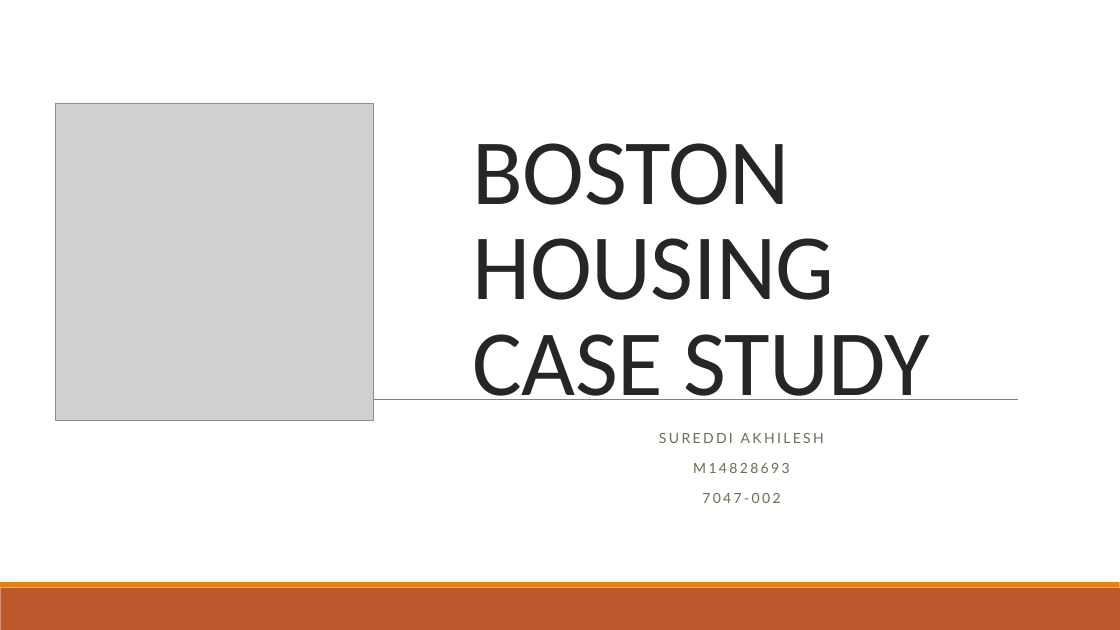
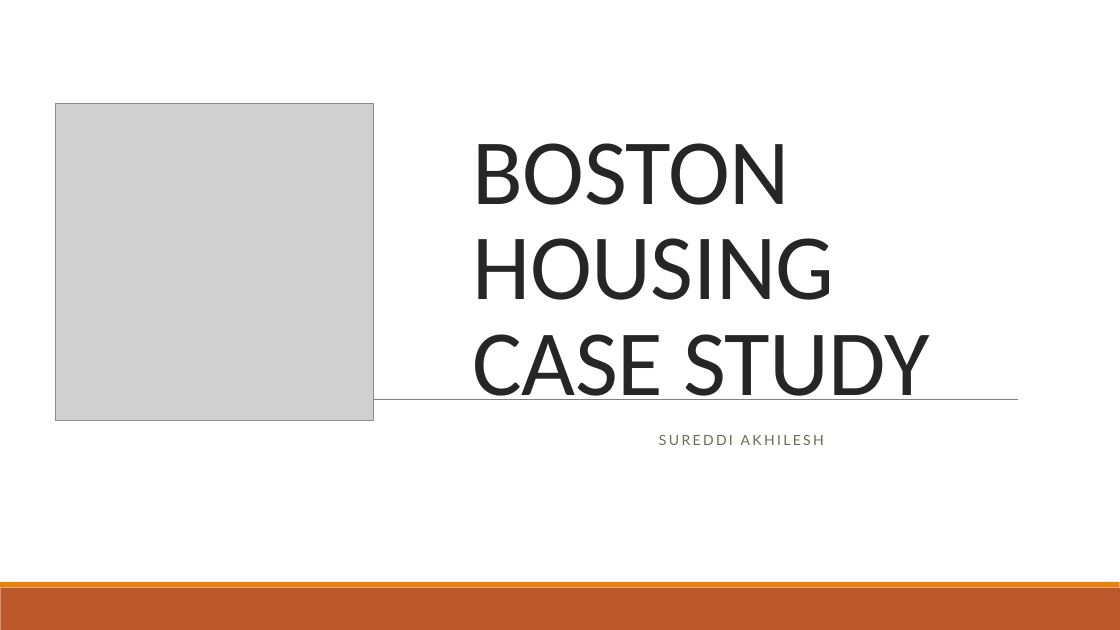
Before and after one commit to akhilesh2101/Boston_Housing_Case_Study, a slide deck: slide 1 of Boston_Housing_Case_Study.pptx. Drawn at 1120x630 pixels with LibreOffice and Linux fonts; fonts in the diff are those of the drawing; grey boxes stand for pictures. Boxes give left, top, right and bottom in pixels: in the first picture for what was removed or moved away, otherwise in the second. Text is boxed around its words. In the diff, an @@ line names an element or a change of style, - is before the commit and + after.

Commit message:
changes to the ppt

```diff
--- a/Boston_Housing_Case_Study.pptx
+++ b/Boston_Housing_Case_Study.pptx
@@ subtitle "SUREDDI AKHILESH" at <box>659,435,824,445</box>: line spacing 0.8 to 0.9 @@
@@ subtitle at <box>693,463,790,503</box>: paragraphs removed @@
-M14828693
-7047-002
```
